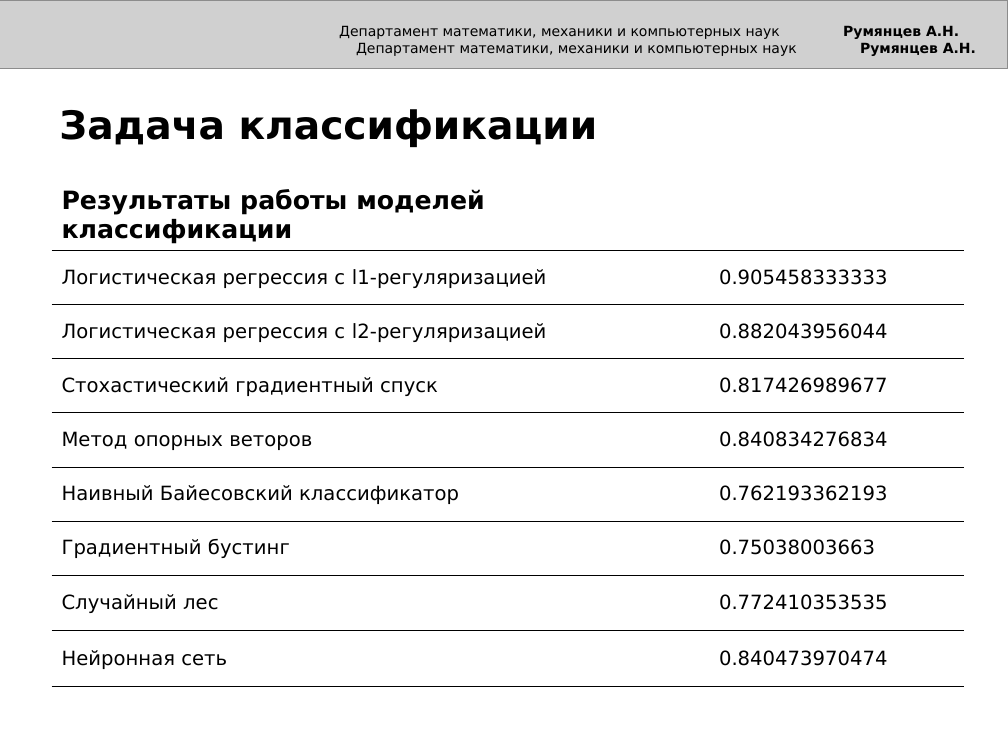
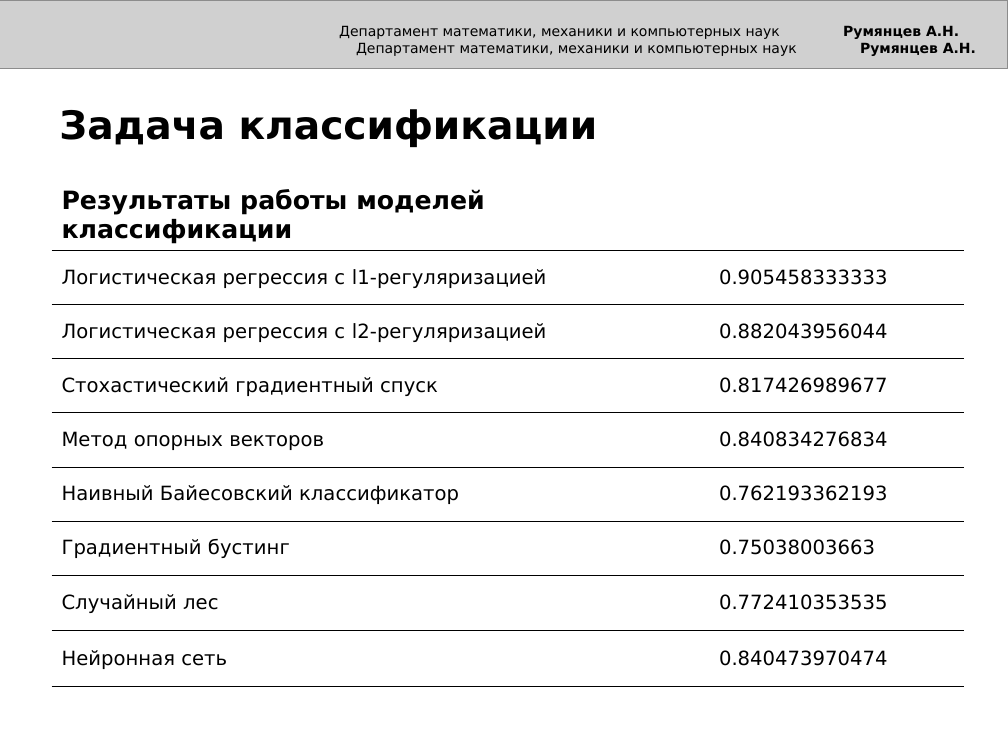
Before and after one commit to anssar/eye-tracking, a slide deck: slide 8 of Presentation.ppt. Drawn at 1008x756 pixels with LibreOffice and Linux fonts; fonts in the diff are those of the drawing; grey boxes stand for pictures. Boxes give left, top, right and bottom in pixels: in the first picture for what was removed or moved away, otherwise in the second. Text is boxed around its words. In the diff, an @@ line names an element or a change of style, - is before the commit and + after.

```diff
--- a/Presentation.ppt
+++ b/Presentation.ppt
@@ table at [51, 179, 964, 685] @@
-row 5, column 1: Метод опорных веторов
+row 5, column 1: Метод опорных векторов
```
Also in this commit, not shown: 1 other file.
